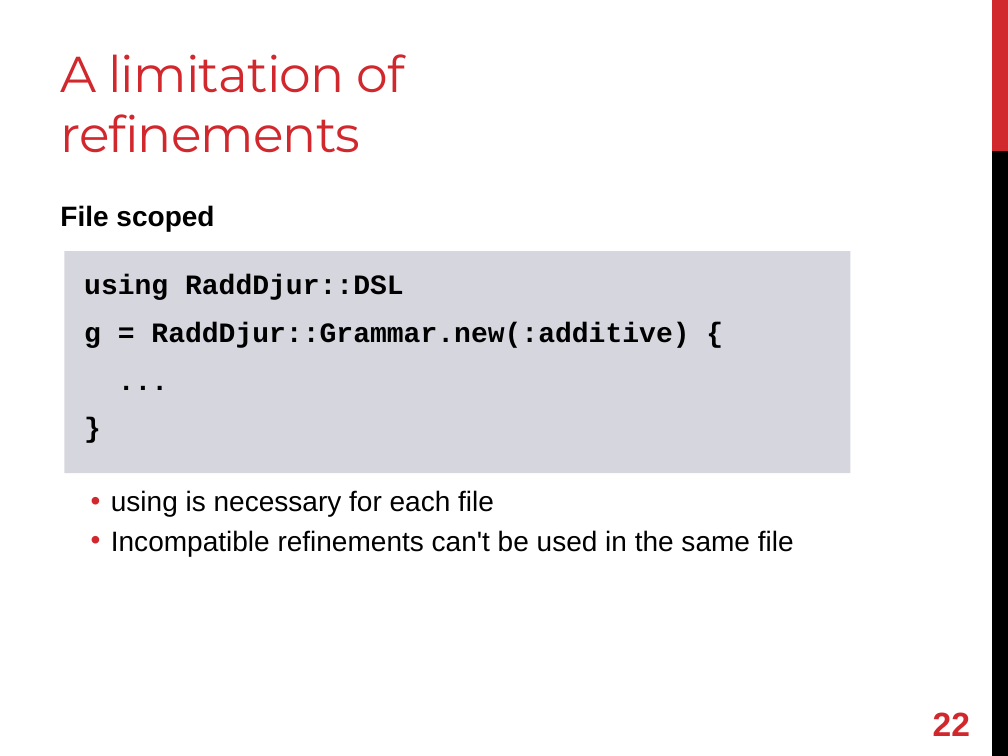
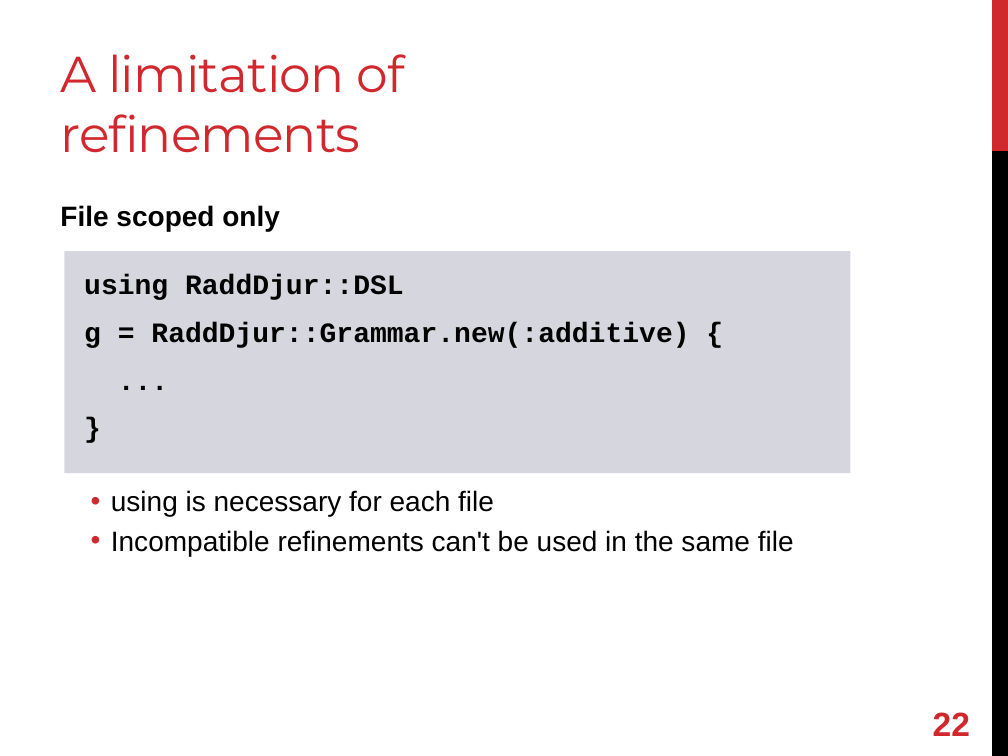
Before and after one commit to shugo/RubyKaigi2013, a slide deck: slide 23 of refining_refinements.pptx. Drawn at 1008x756 pixels with LibreOffice and Linux fonts; fonts in the diff are those of the drawing. Boxes give left, top, right and bottom in pixels: in the first picture for what was removed or moved away, otherwise in the second. Text is boxed around its words. In the diff, an @@ line names an element or a change of style, - is before the commit and + after.

```diff
--- a/refining_refinements.pptx
+++ b/refining_refinements.pptx
@@ text at box(60, 205, 280, 231): text changed @@
-File scoped
+File scoped only
```
Also in this commit, not shown: 3 other slides changed, 3 slides added, 1 slide removed.
